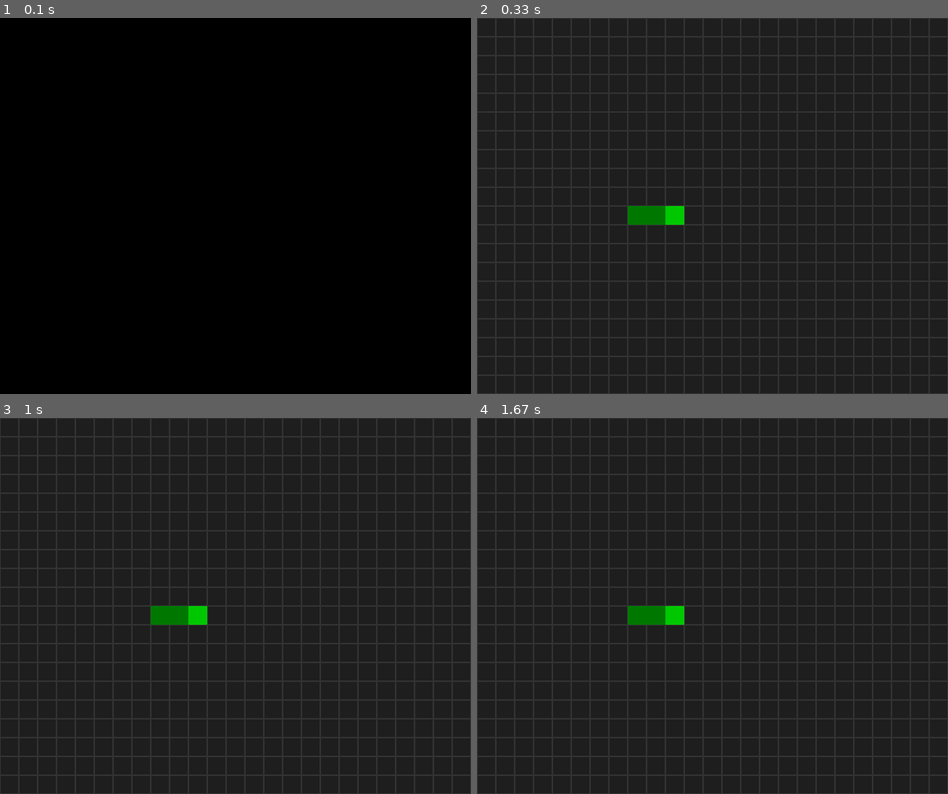
Above: before the commit, frames 1-4 (two rows, left to right).
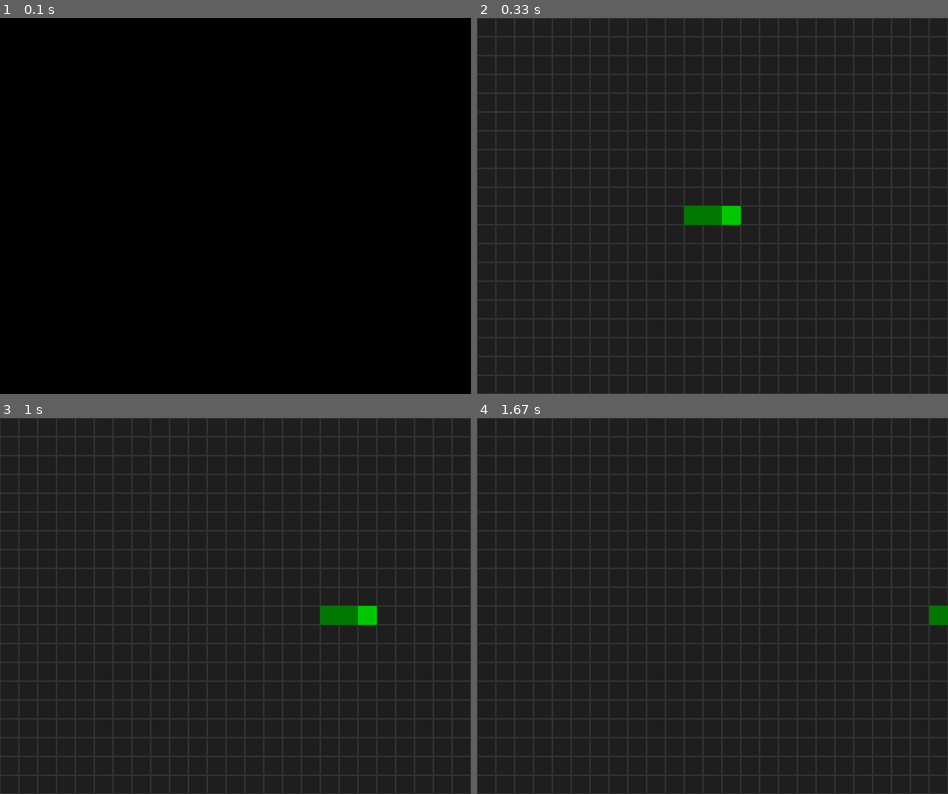
Above: after the commit, the same moments.

Repository: theKHutDeveloper/pygame_arcade_games
Game: pygame game, started from snake/main.py
Two runs of this game, one before a commit and one after it. Both use one fixed random seed, a clock stepped at 60 frames per second and the inputs below.
Inputs:
- Up to frame 1 (0.1 s): no input
- Up to frame 2 (0.33 s): no input
- Up to frame 3 (1 s): no input
- Up to frame 4 (1.67 s): no input

Frame 1 is identical in both runs. In frame 2, 1.2% of the frame differs, in the area x 32-56%, y 50-55%; in frame 3, 1.2%; in frame 4, 0.8%.

Commit message:
feat(snake): implement ECS-based snake movement system
* Added SnakeMovementSystem to update snake positions each frame
* Snake head moves using Direction component
* Body segments follow previous positions of the head and segments
* Body segments sorted by order to maintain correct follow behaviour
* Integrated movement system into ECS world update loop

Diff:
--- a/snake/main.py
+++ b/snake/main.py
@@ -2,7 +2,7 @@
 
 from ecs.world import World
 from snake.config import SCREEN_WIDTH, SCREEN_HEIGHT, FPS
-from snake.systems import RenderGridSystem, RenderSnakeSystem
+from snake.systems import RenderGridSystem, RenderSnakeSystem, SnakeMovementSystem
 from snake.spawn import spawn_snake
 
 
@@ -17,6 +17,7 @@
 
     spawn_snake(world)
 
+    world.add_system(SnakeMovementSystem())
     world.add_system(RenderGridSystem(screen))
     world.add_system(RenderSnakeSystem(screen))
 
--- a/snake/systems.py
+++ b/snake/systems.py
@@ -1,7 +1,7 @@
 import pygame
 
 from ecs.system import System
-from snake.components import GridPosition, SnakeHead, SnakeBody
+from snake.components import GridPosition, SnakeHead, SnakeBody, Direction
 from snake.config import GRID_WIDTH, GRID_HEIGHT, CELL_SIZE
 
 
@@ -38,3 +38,37 @@
             )
 
             pygame.draw.rect(self.screen, (0, 120, 0), rect)
+
+
+class SnakeMovementSystem(System):
+    def update(self, world, dt, events):
+        # get the snake head
+        head_data = list(world.get_entities_with(SnakeHead, GridPosition, Direction))
+
+        if not head_data:
+            return
+
+        head_entity, (head, head_pos, direction) = head_data[0]
+
+        # collect body segments
+        body_segments = []
+
+        for entity, (body, pos) in world.get_entities_with(SnakeBody, GridPosition):
+            body_segments.append((body.order, pos))
+
+        # sort body segments so they follow correctly
+        body_segments.sort(key=lambda x: x[0])
+
+        # store previous positions
+        previous_positions = [(head_pos.x, head_pos.y)]
+
+        for _, pos in body_segments:
+            previous_positions.append((pos.x, pos.y))
+
+        # move head
+        head_pos.x += direction.x
+        head_pos.y += direction.y
+
+        # move body segments
+        for i, (_, pos) in enumerate(body_segments):
+            pos.x, pos.y = previous_positions[i]
